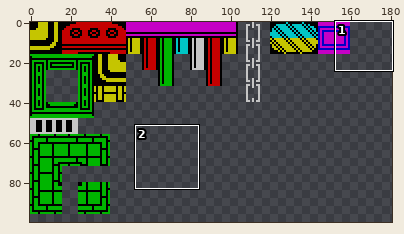
A sprite sheet gets an edit: images/tiles2.gif. The first picture is a wide view before the edit; the outline marks the close-up.
Close-up. Before the edit:
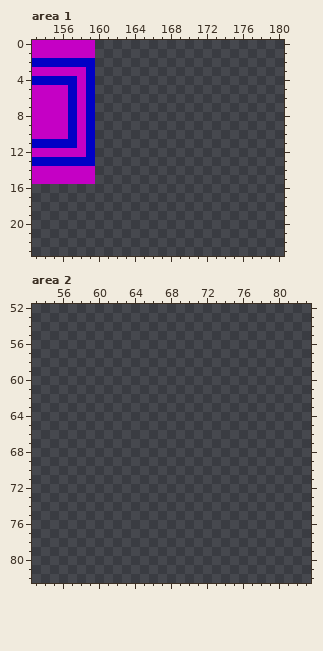
The file is 400x256 pixels, drawn in blocks of 2x2; one block is one cell here. Shown: area 1: x 153..180, y 0..23; area 2: x 53..83, y 52..82. The wide view leaves out empty margins.
Once edited:
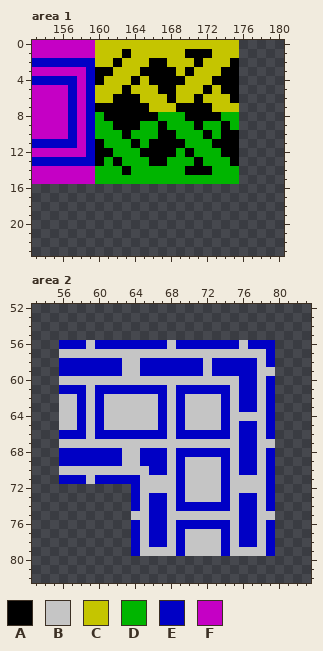
Palette (. is transparent): A #000000  B #c5c5c5  C #c5c500  D #00b500  E #0000c5  F #c500c5
Edits made:
--- area 1
@@ x 153..180 @@
- 0 FFFFFFF.....................
- 1 FFFFFFF.....................
- 2 EEEEEEE.....................
- 3 FFFFFFE.....................
- 4 EEEEEFE.....................
- 5 FFFFEFE.....................
- 6 FFFFEFE.....................
- 7 FFFFEFE.....................
- 8 FFFFEFE.....................
- 9 FFFFEFE.....................
-10 FFFFEFE.....................
-11 EEEEEFE.....................
-12 FFFFFFE.....................
-13 EEEEEEE.....................
-14 FFFFFFF.....................
-15 FFFFFFF.....................
+ 0 FFFFFFFCCCCCCCCCCCCCCCC.....
+ 1 FFFFFFFCCCACCCCCCAAACCC.....
+ 2 EEEEEEECCACCCAACCCACCCA.....
+ 3 FFFFFFEAACCCAAAACACCCAA.....
+ 4 EEEEEFEACCCACAAAACCCAAA.....
+ 5 FFFFEFECCCACCCAACCCACAA.....
+ 6 FFFFEFECCAAACCCACCACCCA.....
+ 7 FFFFEFEAAAAAACCCAAAACCC.....
+ 8 FFFFEFEDAAAAAADDDAAAADD.....
+ 9 FFFFEFEDDAAADDADDDADDAD.....
+10 FFFFEFEDDDADDDAADDDADAA.....
+11 EEEEEFEADDDADAAAADDDAAA.....
+12 FFFFFFEAADDDAAAADADDDAA.....
+13 EEEEEEEADADDDAADDDADDDA.....
+14 FFFFFFFDDDADDDDDDAAADDD.....
+15 FFFFFFFDDDDDDDDDDDDDDDD.....
 16 ............................
--- area 2
@@ x 53..83 @@
 55 ...............................
-56 ...............................
-57 ...............................
-58 ...............................
-59 ...............................
-60 ...............................
-61 ...............................
-62 ...............................
-63 ...............................
-64 ...............................
-65 ...............................
-66 ...............................
-67 ...............................
-68 ...............................
-69 ...............................
-70 ...............................
-71 ...............................
-72 ...............................
-73 ...............................
-74 ...............................
-75 ...............................
-76 ...............................
-77 ...............................
-78 ...............................
-79 ...............................
+56 ...EEEBEEEEEEEEBEEEEEEEBEEE....
+57 ...BBBBBBBBBBBBBBBBBBBBBBBE....
+58 ...EEEEEEEBBEEEEEEEBEEEEEBE....
+59 ...EEEEEEEBBEEEEEEEBEEEEEBB....
+60 ...BBBBBBBBBBBBBBBBBBBBEEBE....
+61 ...EEEBEEEEEEEEBEEEEEEBEEBE....
+62 ...BBEBEBBBBBBEBEBBBBEBEEBE....
+63 ...BBEBEBBBBBBEBEBBBBEBEEBE....
+64 ...BBEBEBBBBBBEBEBBBBEBBBBE....
+65 ...BBEBEBBBBBBEBEBBBBEBEEBE....
+66 ...EEEBEEEEEEEEBEEEEEEBEEBE....
+67 ...BBBBBBBBBBBBBBBBBBBBEEBB....
+68 ...EEEEEEEBBEEEBEEEEEEBEEBE....
+69 ...EEEEEEEBBEEEBEBBBBEBEEBE....
+70 ...BBBBBBBBBBEEBEBBBBEBEEBE....
+71 ...EEEBEEEEEBBBBEBBBBEBBBBE....
+72 ...........EBBBBEBBBBEBBBBE....
+73 ...........EBEEBEBBBBEBEEBE....
+74 ...........EBEEBEEEEEEBEEBE....
+75 ...........BBEEBBBBBBBBEEBB....
+76 ...........EBEEBEEEEEEBEEBE....
+77 ...........EBEEBEBBBBEBEEBE....
+78 ...........EBEEBEBBBBEBEEBE....
+79 ...........EBBBBEBBBBEBBBBE....
 80 ...............................
Where, in picture pixels (left, top, right, bottom), the same in both close-ups:
added: (95, 40, 239, 184)
added: (59, 340, 275, 556)
